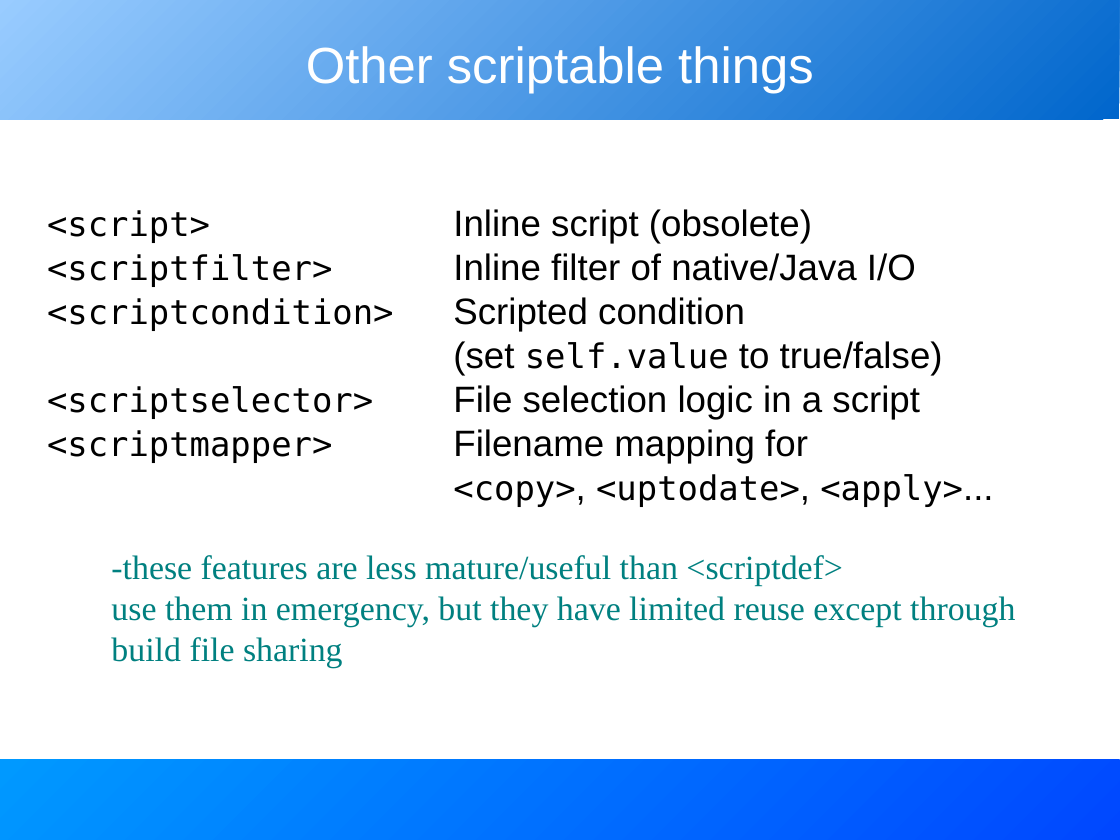
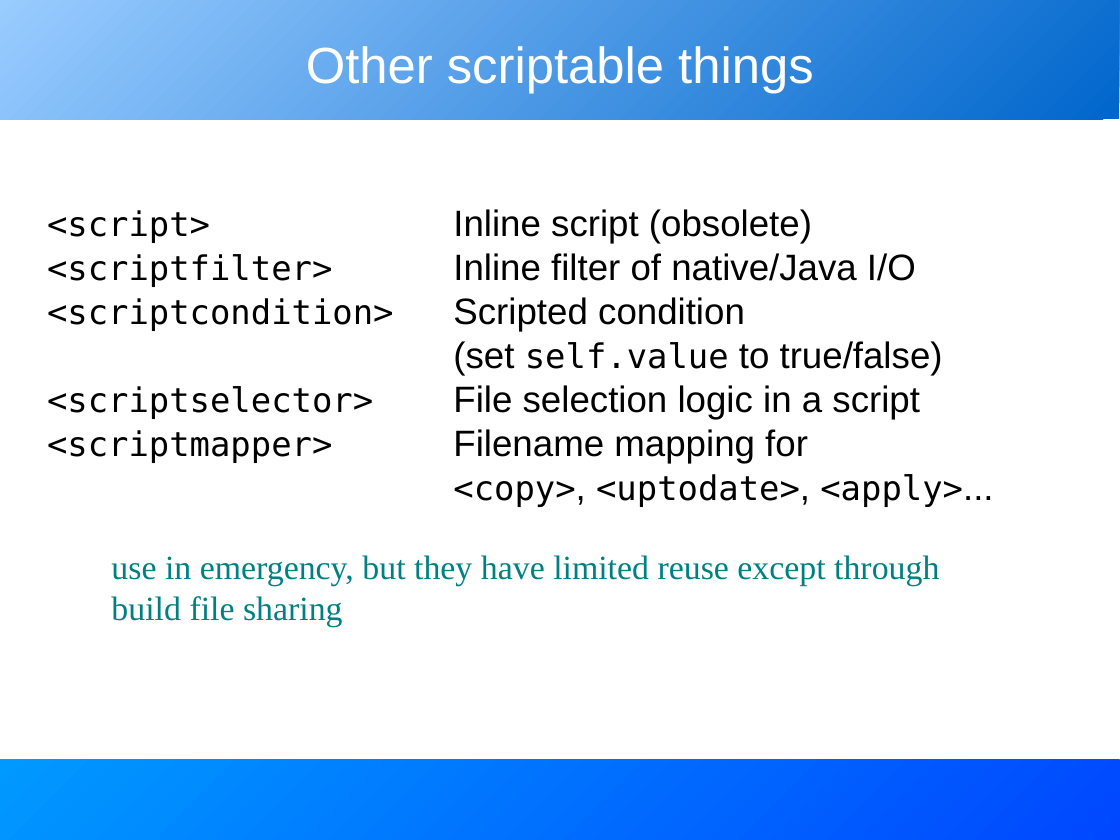
Before and after one commit to BeatrizTercero/repoSvnAnt, a slide deck: slide 16 of core/trunk/docs/slides/extending_ant.odp. Drawn at 1120x840 pixels with LibreOffice and Linux fonts; fonts in the diff are those of the drawing. Boxes give left, top, right and bottom in pixels: in the first picture for what was removed or moved away, otherwise in the second. Text is boxed around its words. In the diff, an @@ line names an element or a change of style, - is before the commit and + after.

```diff
--- a/core/trunk/docs/slides/extending_ant.odp
+++ b/core/trunk/docs/slides/extending_ant.odp
@@ text at <box>111,555,939,587</box>: text changed @@
--these features are less mature/useful than <scriptdef>
-use them in emergency, but they have limited reuse except through
+use in emergency, but they have limited reuse except through
```
Also in this commit, not shown: 7 other slides changed.
